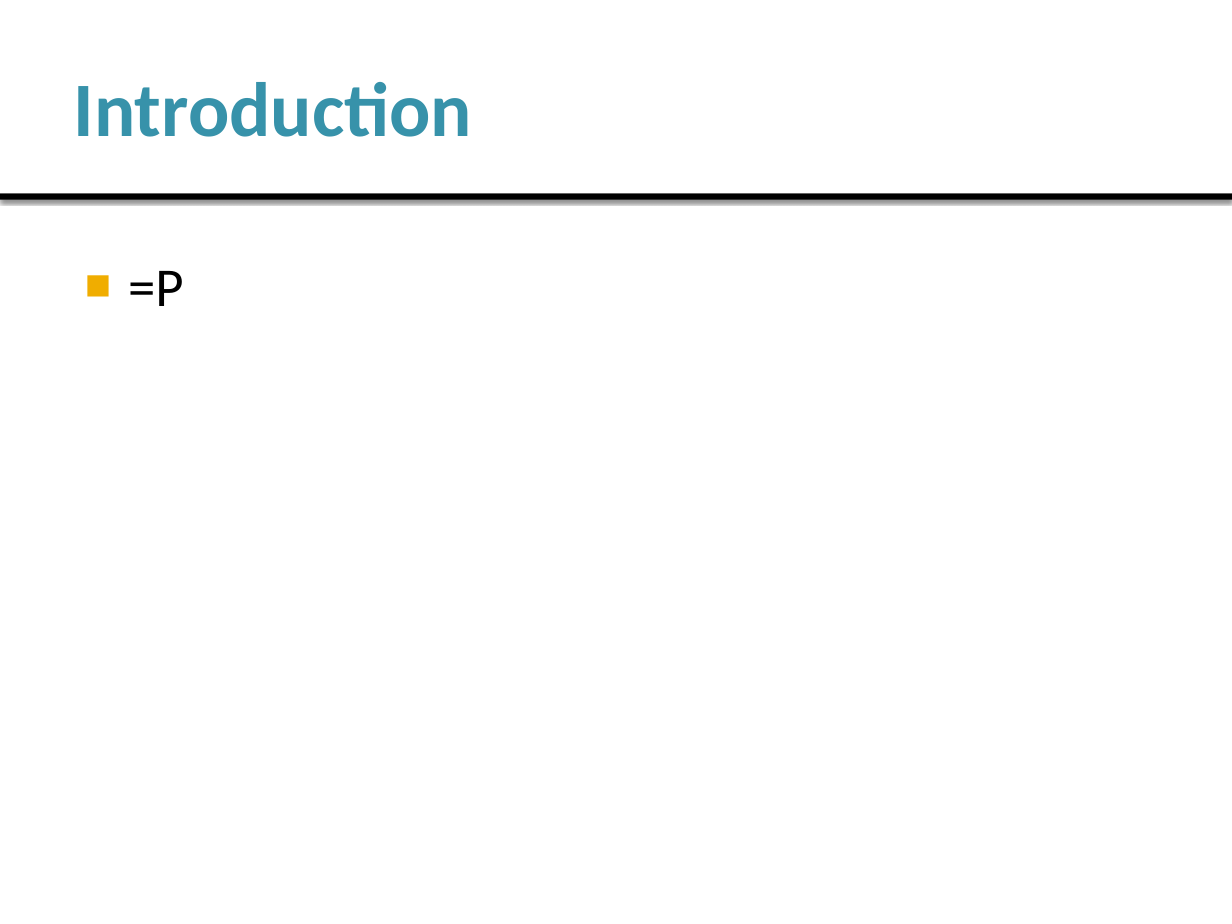
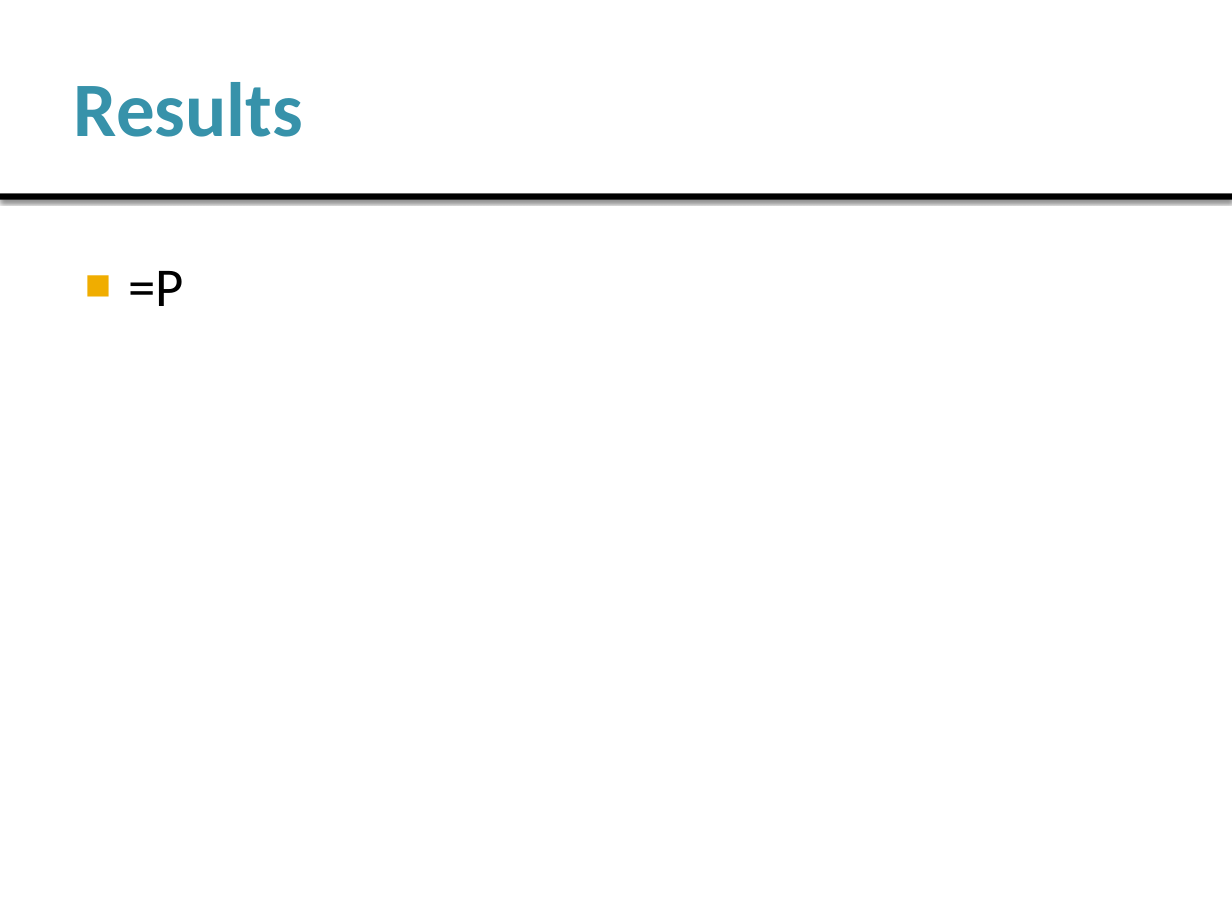
Before and after one commit to jonatascmedeiros/Skeleton-Extraction, a slide deck: slide 13 of Docs/Presentation.pptx (slide 2 before the commit). Drawn at 1232x924 pixels with LibreOffice and Linux fonts; fonts in the diff are those of the drawing. Boxes give left, top, right and bottom in pixels: in the first picture for what was removed or moved away, otherwise in the second. Text is boxed around its words. In the diff, an @@ line names an element or a change of style, - is before the commit and + after.

```diff
--- a/Docs/Presentation.pptx
+++ b/Docs/Presentation.pptx
@@ title at bbox=[74, 82, 303, 137]: text changed @@
-Introduction
+Results
```
Also in this commit, not shown: 12 slides added, 1 other file.
